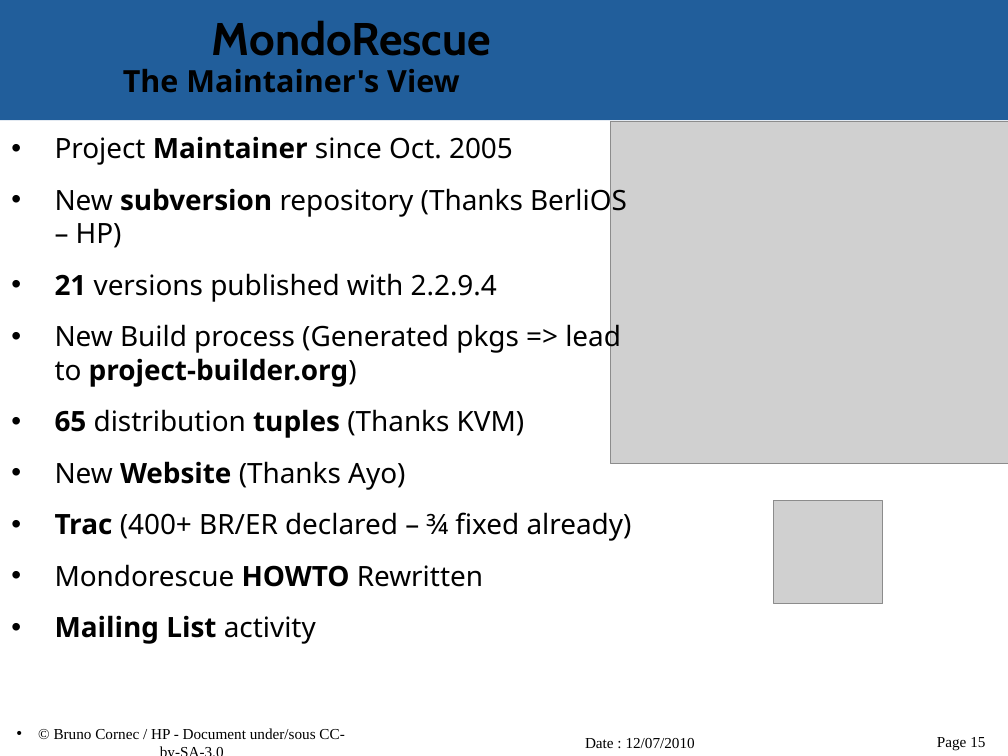
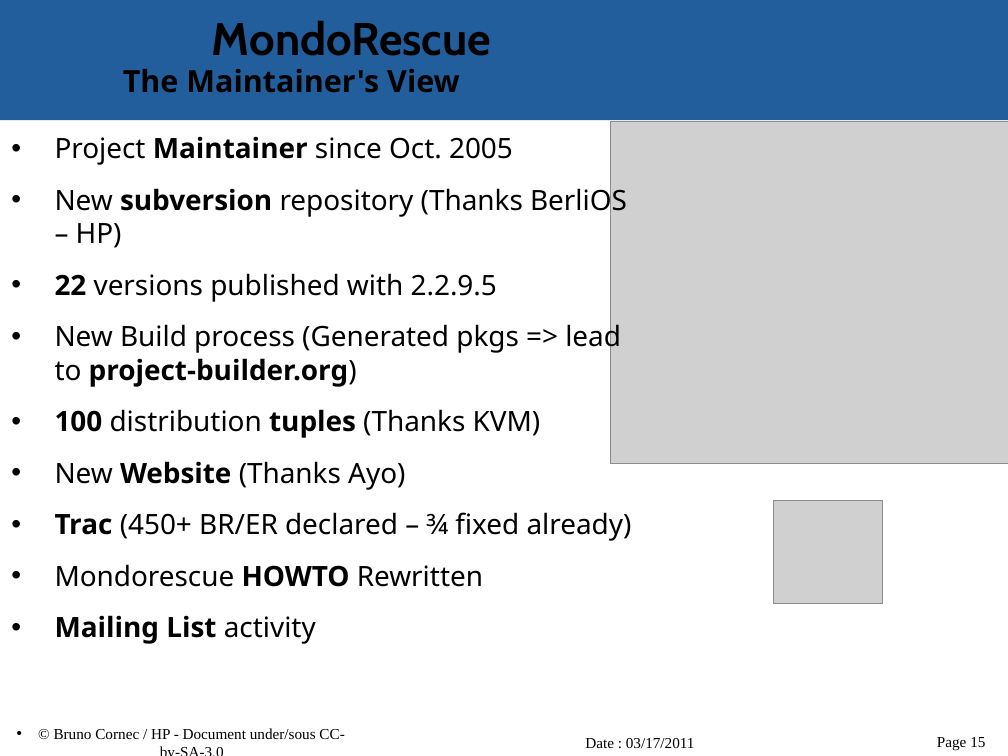
Before and after one commit to vir/mondo-rescue, a slide deck: slide 15 of mondo-doc/mondo-presentation.odp. Drawn at 1008x756 pixels with LibreOffice and Linux fonts; fonts in the diff are those of the drawing; grey boxes stand for pictures; background and template pictures are left out. Boxes give left, top, right and bottom in pixels: in the first picture for what was removed or moved away, otherwise in the second. Text is boxed around its words. In the diff, an @@ line names an element or a change of style, - is before the commit and + after.

```diff
--- a/mondo-doc/mondo-presentation.odp
+++ b/mondo-doc/mondo-presentation.odp
@@ text at (55, 273, 497, 302): text changed @@
-• 21 versions published with 2.2.9.4
+• 22 versions published with 2.2.9.5
@@ text at (55, 409, 541, 438): text changed @@
-• 65 distribution tuples (Thanks KVM)
+• 100 distribution tuples (Thanks KVM)
@@ text at (55, 512, 632, 541): text changed @@
-• Trac (400+ BR/ER declared – ¾ fixed already)
+• Trac (450+ BR/ER declared – ¾ fixed already)
@@ text at (585, 738, 695, 748): text changed @@
-Date : 12/07/2010
+Date : 03/17/2011
```
Also in this commit, not shown: 24 other slides changed, 1 slide added.
